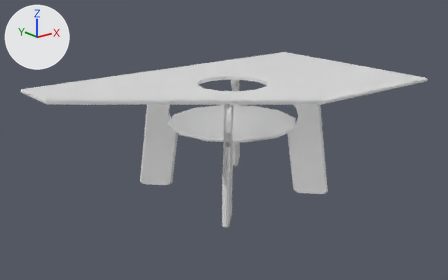
The Blender file Blend/Casa/HouseTable1.blend as it was, and as the next commit left it.
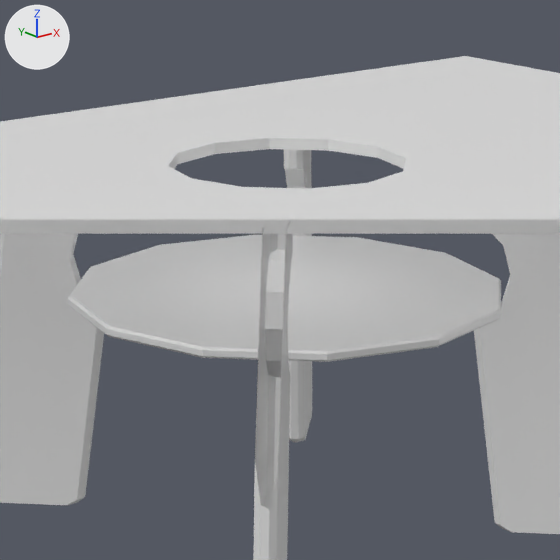
There are two pictures of each version: one whole from a 50 mm lens placed at (-10.88, -13.23, 6.82), pointed at (-0.25, 0.07, 1.5), one close up on the part from 33% to 70% of the width and 13% to 72% of the height. The lights are fixed; the arrows at upper left show +X, +Y and +Z. Everything nearer to the camera than a plane just in front of the edit is cut away.

In view in the first close-up: 'HouseTable1'.
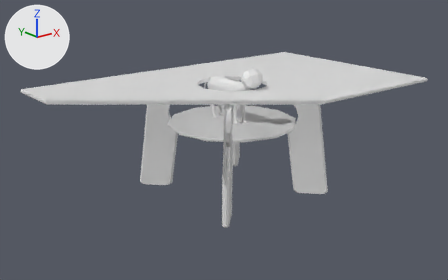
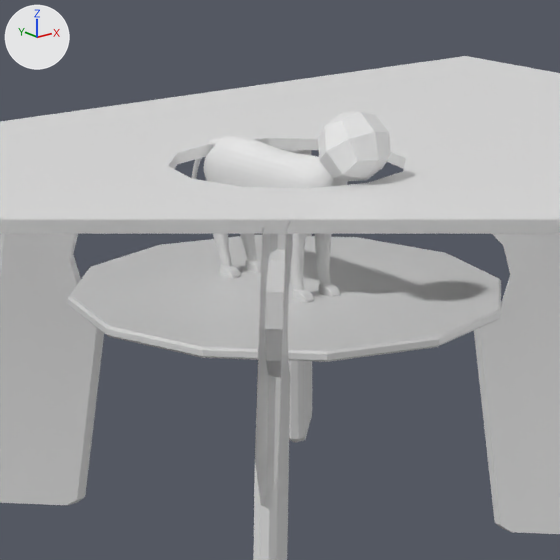
The newer file is also rescaled (x0.464), turned or shifted as a whole; pictures and numbers use the older file's frame.

Changed parts and their boxes (x1, y1, x2, y2) in the close-ups (560 x 560 px):
'BaseCat', added
    after: (192, 111, 391, 303)

The change, as a diff of the scene's bpy script:
```diff
--- a/Blend/Casa/HouseTable1.blend.py
+++ b/Blend/Casa/HouseTable1.blend.py
@@ me_basecat @@
+me_basecat.from_pydata(...)  # 4952 vertices, 4808 faces; spans x -13.4..13.8, y -0.9..75.8, z -61.1..51.9
@@ ob_basecat @@
+ob_basecat = bpy.data.objects.new('BaseCat', me_basecat)
+ob_basecat.location = (0.0, 0.0, 2.058)
+ob_basecat.rotation_euler = (1.571, 0.0, 0.0)  # degrees (90, 0, 0)
+ob_basecat.scale = (0.0216, 0.0216, 0.0216)
```
